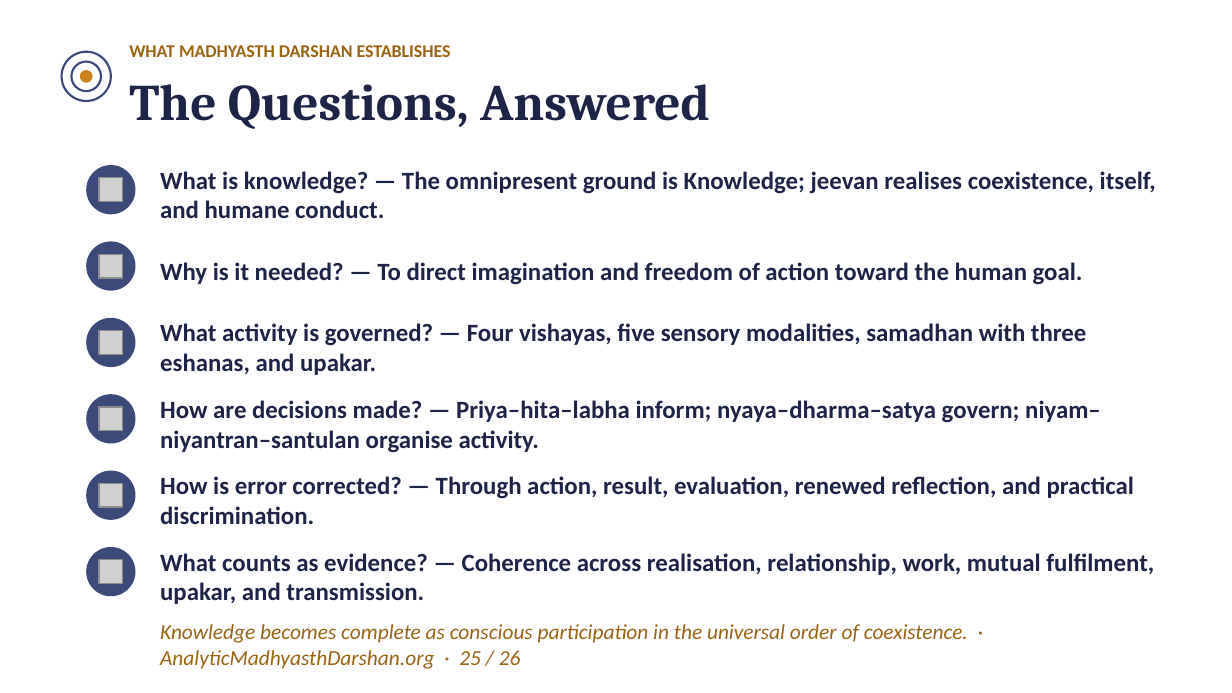
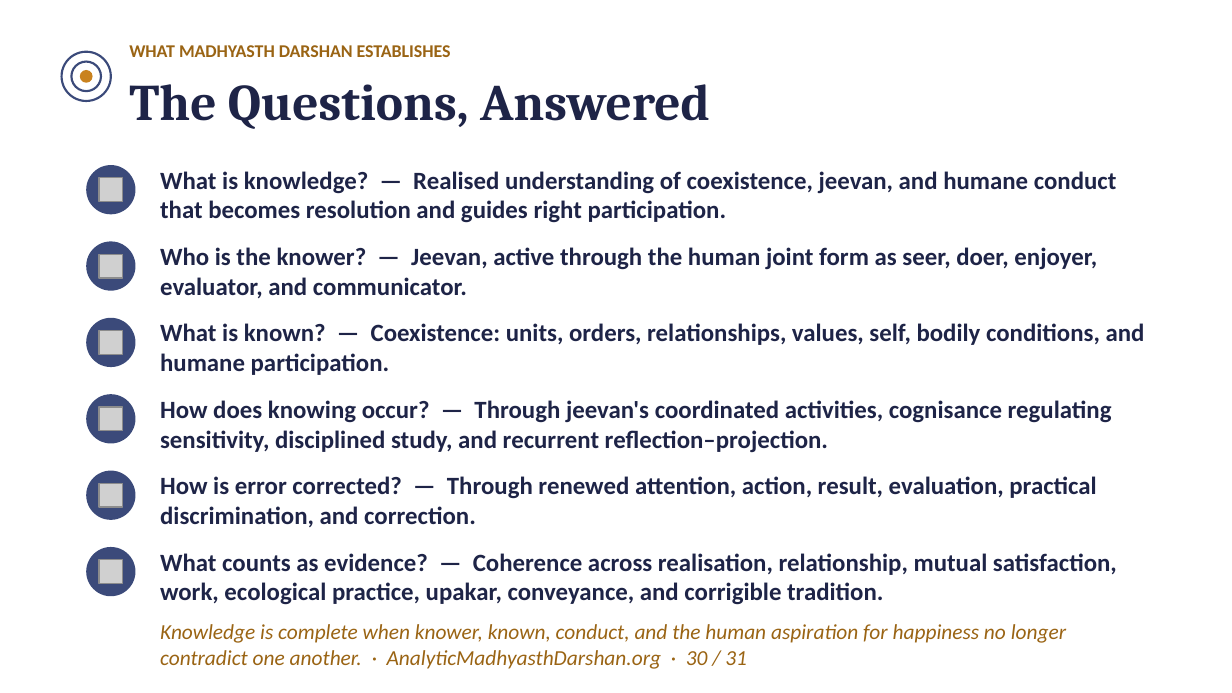
Before and after one commit to raghavamohan/AnalyticMadhyasthDarshan, a slide deck: slide 30 of Studies/The-Epistemology-of-Coexistence/The-Epistemology-of-Coexistence-Madhyasth-Darshan.pptx (slide 25 before the commit). Drawn at 1232x693 pixels with LibreOffice and Linux fonts; fonts in the diff are those of the drawing; grey boxes stand for pictures. Boxes give left, top, right and bottom in pixels: in the first picture for what was removed or moved away, otherwise in the second. Text is boxed around its words. In the diff, an @@ line names an element or a change of style, - is before the commit and + after.

```diff
--- a/Studies/The-Epistemology-of-Coexistence/The-Epistemology-of-Coexistence-Madhyasth-Darshan.pptx
+++ b/Studies/The-Epistemology-of-Coexistence/The-Epistemology-of-Coexistence-Madhyasth-Darshan.pptx
@@ text at (160, 171, 1117, 223): text changed @@
-What is knowledge? — The omnipresent ground is Knowledge; jeevan realises coexistence, itself, and humane conduct.
+What is knowledge? — Realised understanding of coexistence, jeevan, and humane conduct that becomes resolution and guides right participation.
@@ text at (160, 247, 1097, 298): text changed @@
-Why is it needed? — To direct imagination and freedom of action toward the human goal.
+Who is the knower? — Jeevan, active through the human joint form as seer, doer, enjoyer, evaluator, and communicator.
@@ text at (160, 323, 1145, 375): text changed @@
-What activity is governed? — Four vishayas, five sensory modalities, samadhan with three eshanas, and upakar.
+What is known? — Coexistence: units, orders, relationships, values, self, bodily conditions, and humane participation.
@@ text at (160, 400, 1112, 452): text changed @@
-How are decisions made? — Priya–hita–labha inform; nyaya–dharma–satya govern; niyam–niyantran–santulan organise activity.
+How does knowing occur? — Through jeevan's coordinated activities, cognisance regulating sensitivity, disciplined study, and recurrent reflection–projection.
@@ text at (160, 476, 1096, 527): text changed @@
-How is error corrected? — Through action, result, evaluation, renewed reflection, and practical discrimination.
+How is error corrected? — Through renewed attention, action, result, evaluation, practical discrimination, and correction.
@@ text at (160, 553, 1117, 605): text changed @@
-What counts as evidence? — Coherence across realisation, relationship, work, mutual fulfilment, upakar, and transmission.
+What counts as evidence? — Coherence across realisation, relationship, mutual satisfaction, work, ecological practice, upakar, conveyance, and corrigible tradition.
@@ text at (160, 624, 1066, 669): text changed @@
-Knowledge becomes complete as conscious participation in the universal order of coexistence. · AnalyticMadhyasthDarshan.org · 25 / 26
+Knowledge is complete when knower, known, conduct, and the human aspiration for happiness no longer contradict one another. · AnalyticMadhyasthDarshan.org · 30 / 31
```
Also in this commit, not shown: 17 other slides changed, 13 slides added, 8 slides removed.
